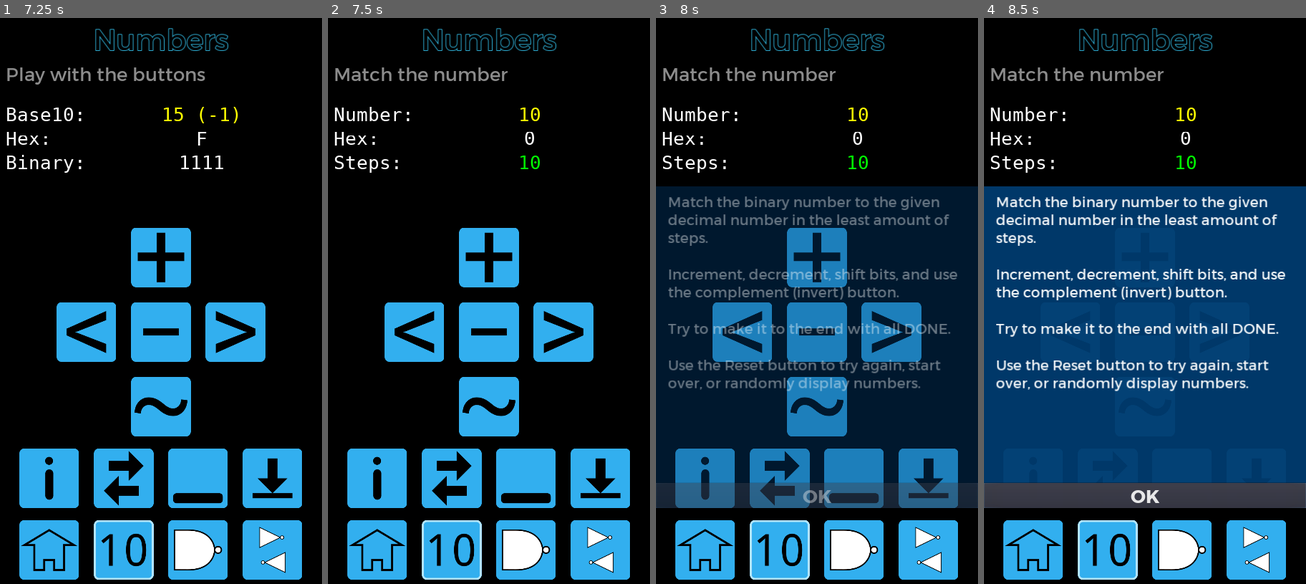
Above: before the commit, frames 1-4 (left to right).
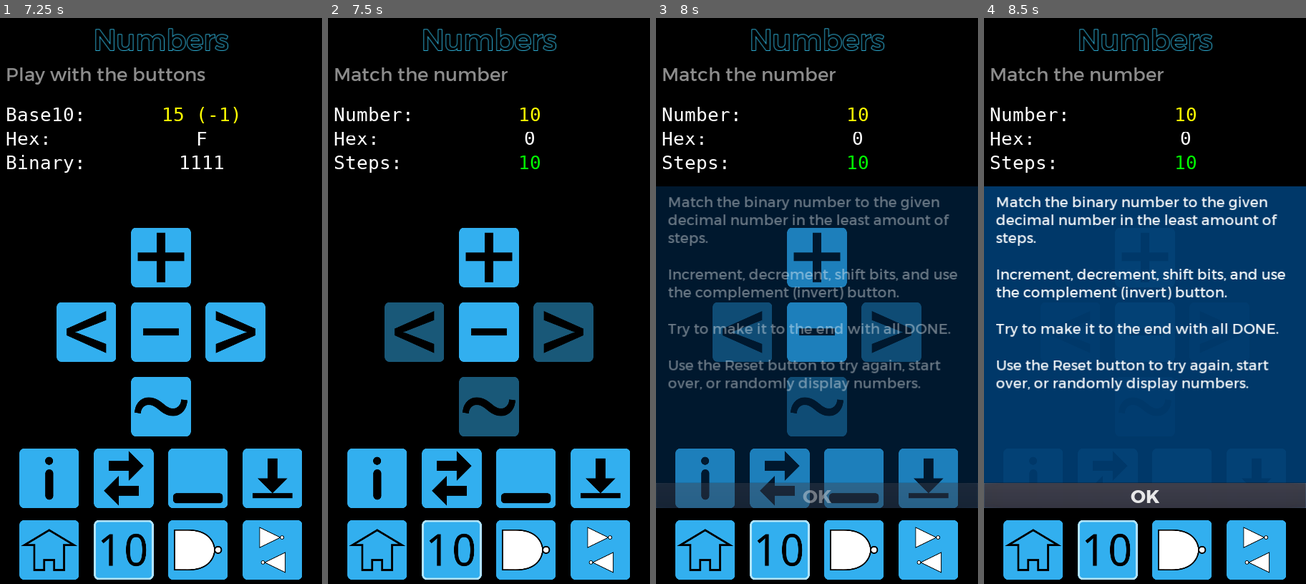
Above: after the commit, the same moments.

Repository: andrew-wilkes/digital-logic
Game: Godot game, scene res://Main.tscn
The game is run twice, just before and just after one commit, with the same random seed, the same clock (stepped at 60 frames per second) and the same inputs.
Inputs (mouse positions are in pixels of both pictures, inside the frame that each line leads up to):
- Up to frame 1 (7.25 s): click (122, 544) at 0.5 s; click "OK" at 1.25 s; click (161, 255) at 2 s; click (86, 329) at 2.75 s; click (161, 329) at 3.5 s; click (235, 329) at 4.25 s; click (161, 408) at 5 s; click (48, 476) at 5.75 s; click "OK" at 6.5 s
- Up to frame 2 (7.5 s): click (450, 476) at 7.25 s
- Up to frame 3 (8 s): no input
- Up to frame 4 (8.5 s): click (1180, 476) at 8 s

Frame 1 is identical in both runs. In frame 2, 5.0% of the frame differs, in the area x 17-83%, y 50-74%; in frame 3, 4.9%; in frame 4, less than 0.1%.

Commit message:
Enable shift buttons outside of TRAIN mode

Diff:
--- a/game/Numbers.gd
+++ b/game/Numbers.gd
@@ -230,7 +230,7 @@
 		target_step = int(data[2])
 		step = target_step
 		set_level(int(len(v) / 2.0))
-		disable_shift_buttons(mode != TRAIN)
+		disable_shift_buttons(mode == TRAIN)
 
 
 func set_number(n):
